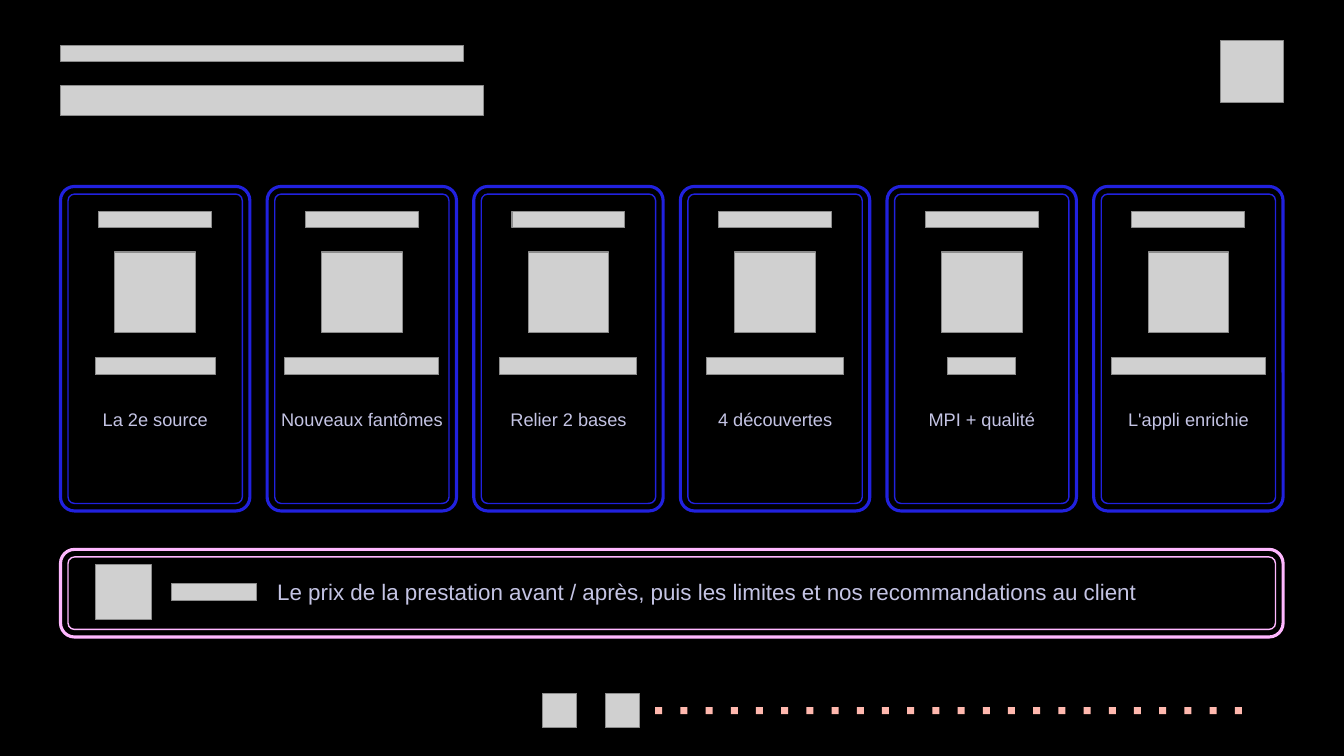
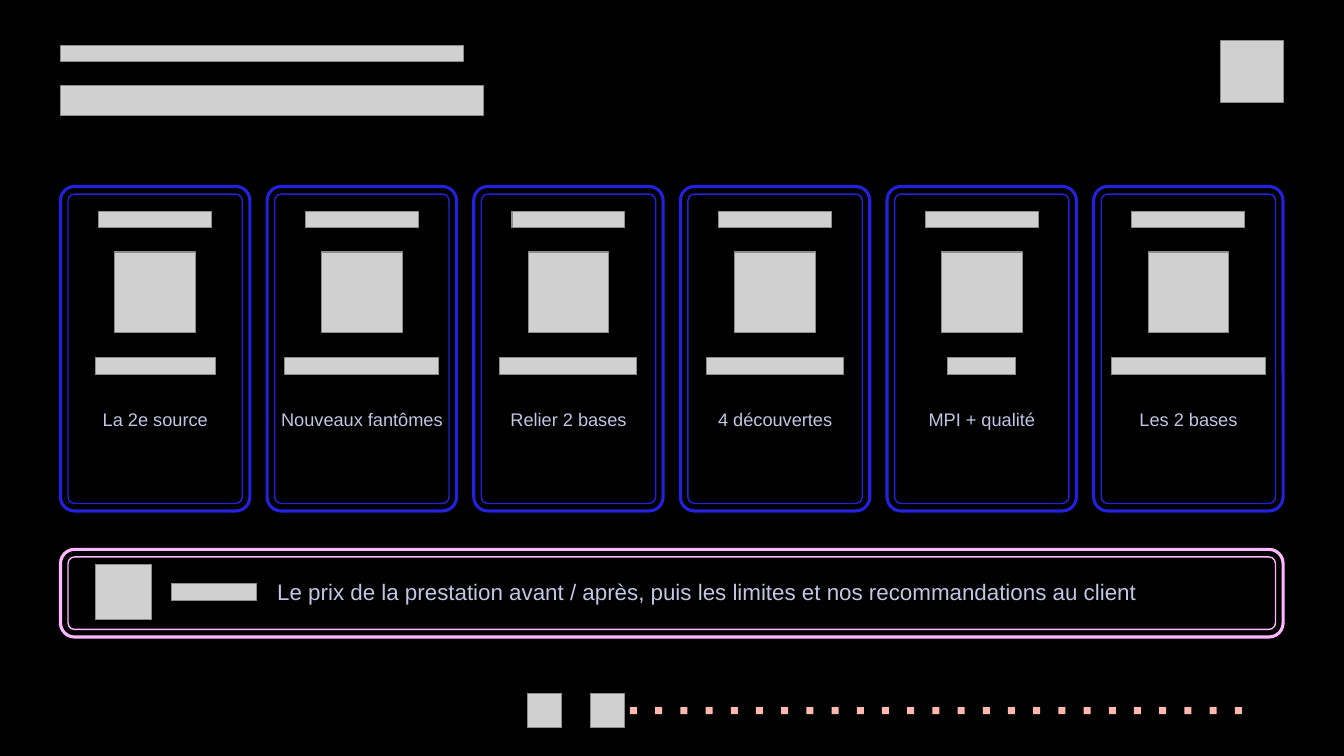
Before and after one commit to BOUADEIKHEIREDDINE/vgsales-data-wrangling, a slide deck: slide 18 of presentation/presentation_complete.pptx (slide 19 before the commit). Drawn at 1344x756 pixels with LibreOffice and Linux fonts; fonts in the diff are those of the drawing; grey boxes stand for pictures; background and template pictures are left out. Boxes give left, top, right and bottom in pixels: in the first picture for what was removed or moved away, otherwise in the second. Text is boxed around its words. In the diff, an @@ line names an element or a change of style, - is before the commit and + after.

```diff
--- a/presentation/presentation_complete.pptx
+++ b/presentation/presentation_complete.pptx
@@ text at [1139,412,1237,426]: text changed @@
-L'appli enrichie
+Les 2 bases
@@ picture: place and size @@
-picture at [542,694,577,728]
+picture at [527,694,562,728]
@@ picture: place and size @@
-picture at [605,694,639,728]
+picture at [590,694,624,728]
@@ rectangle added at [630,707,637,714], fill #FFB8AE @@
```
Also in this commit, not shown: 29 other slides changed, 1 slide removed, 13 other files.
